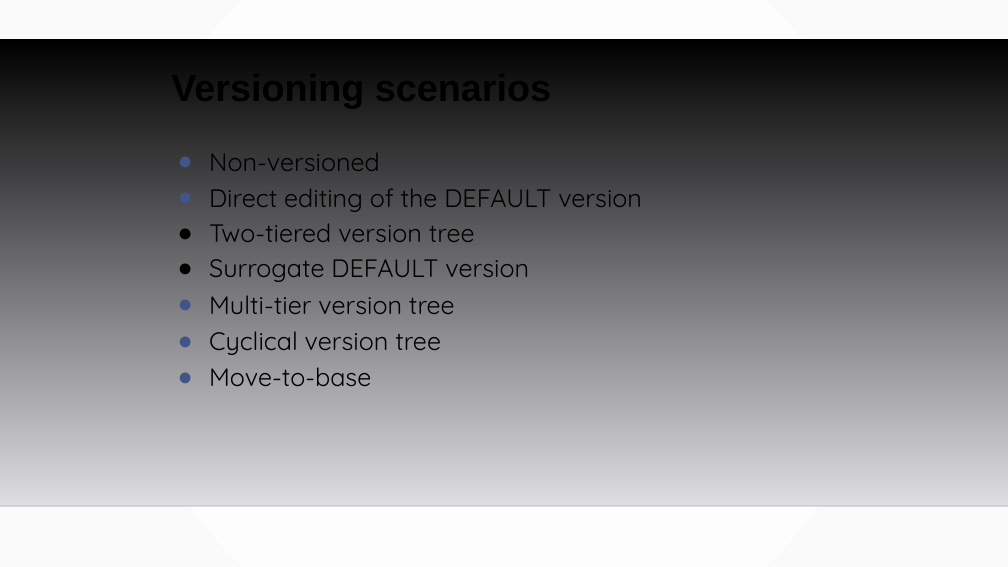
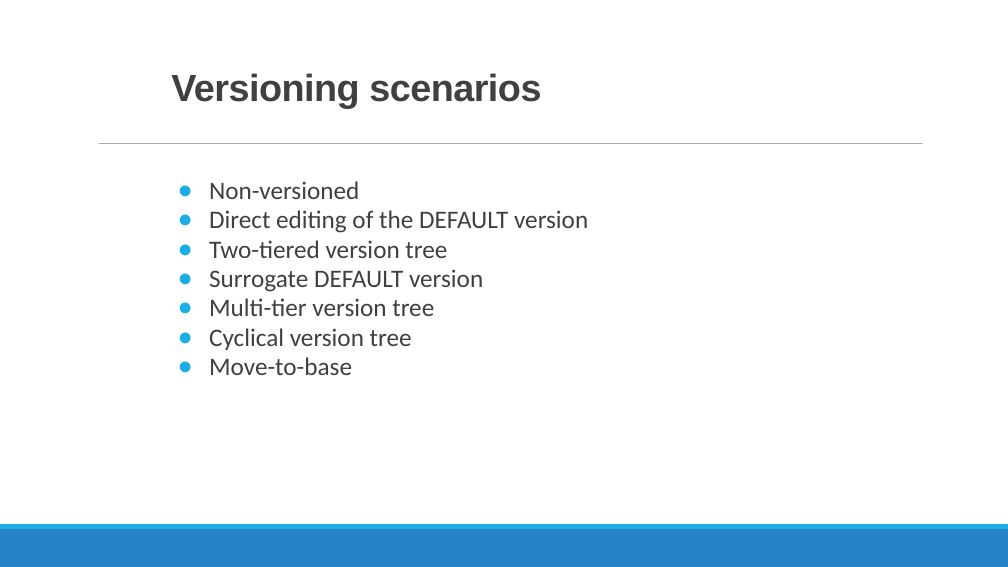
Before and after one commit to MGIS-UMN/GIS5577_week9, a slide deck: slide 14 of Database_Administration.odp. Drawn at 1008x567 pixels with LibreOffice and Linux fonts; fonts in the diff are those of the drawing; background and template pictures are left out. Boxes give left, top, right and bottom in pixels: in the first picture for what was removed or moved away, otherwise in the second. Text is boxed around its words. In the diff, an @@ line names an element or a change of style, - is before the commit and + after.

```diff
--- a/Database_Administration.odp
+++ b/Database_Administration.odp
@@ background gradient #FFFFFF to #FAFAFA to #FFFFFF @@
@@ title "Versioning scenarios" at (x1=171, y1=73, x2=541, y2=109): text colour #000000 to #404040, letter spacing 0 to -0.5 pt; line spacing 0.9 to 0.85 @@
@@ freeform shape removed at (x1=0, y1=39, x2=1008, y2=506) @@
@@ line added from (99, 144) to (923, 144), #7F7F7F 0.51 pt @@
@@ text "Non-versioned" moved from (x1=209, y1=153, x2=642, y2=386) to (x1=209, y1=181, x2=588, y2=375) @@
@@ text "Non-versioned" at (x1=209, y1=181, x2=588, y2=375): font Quicksand to Calibri, text colour #000000 to #404040; line spacing 1.2 to 0.9; more space between paragraphs; bullet colour #415588 to #1CADE4; line spacing 1 to 0.9; less space between paragraphs; bullet colour #000000 to #1CADE4 @@
@@ line removed from (0, 506) to (1008, 506) @@
@@ freeform shape added at (x1=0, y1=529, x2=1008, y2=567), fill #2683C6 @@
@@ freeform shape added at (x1=0, y1=524, x2=1008, y2=529), fill #1CADE4 @@
```
Also in this commit, not shown: 20 other slides changed.
